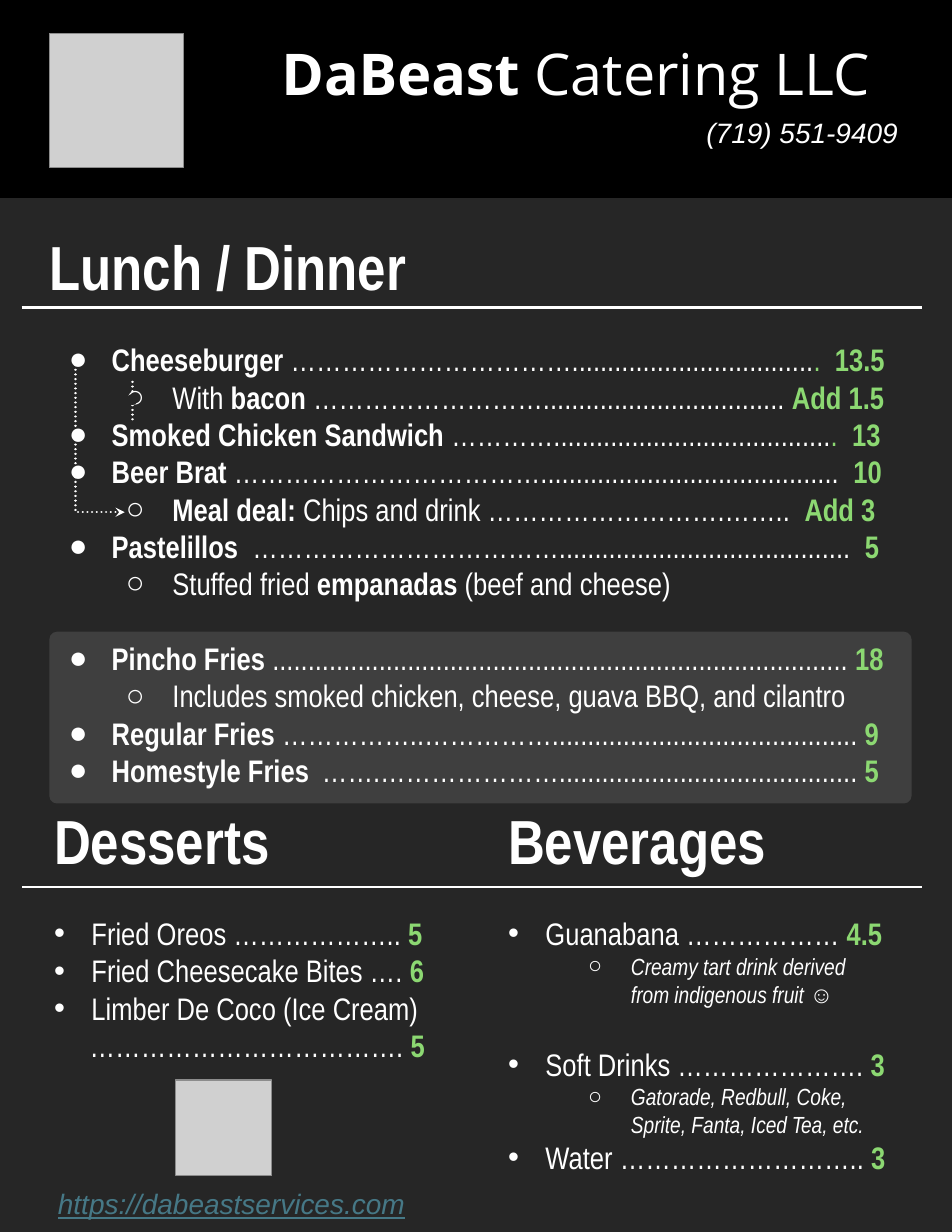
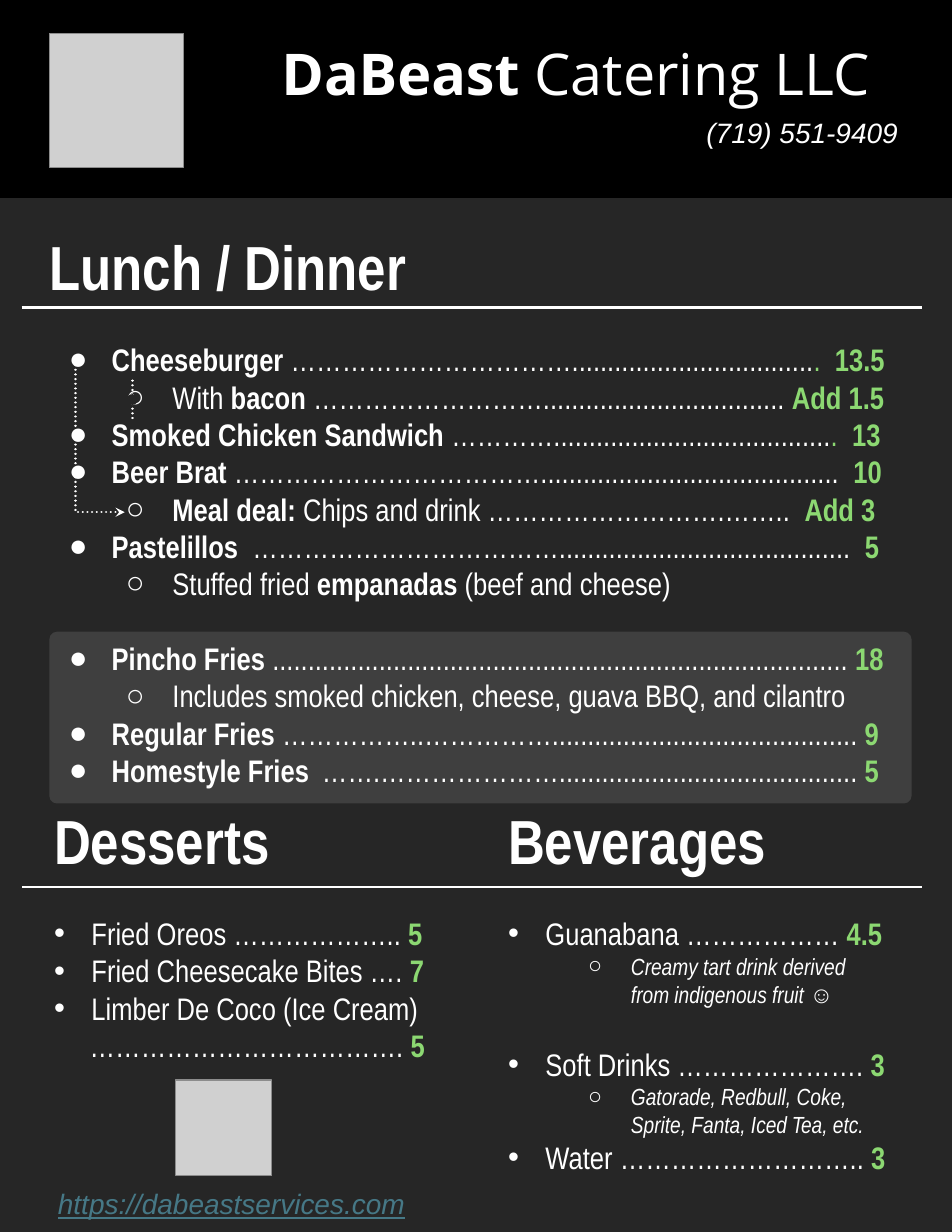
Before and after one commit to dabeastservices/dabeastservices.github.io, a slide deck: slide 1 of misc/Menu Letter 8.5 by 11 on 12-12-24/2_Letter_DaBeast Services Menu.pptx. Drawn at 952x1232 pixels with LibreOffice and Linux fonts; fonts in the diff are those of the drawing; grey boxes stand for pictures. Boxes give left, top, right and bottom in pixels: in the first picture for what was removed or moved away, otherwise in the second. Text is boxed around its words. In the diff, an @@ line names an element or a change of style, - is before the commit and + after.

```diff
--- a/misc/Menu Letter 8.5 by 11 on 12-12-24/2_Letter_DaBeast Services Menu.pptx
+++ b/misc/Menu Letter 8.5 by 11 on 12-12-24/2_Letter_DaBeast Services Menu.pptx
@@ text at (x1=91, y1=959, x2=424, y2=983): text changed @@
-• Fried Cheesecake Bites …. 6
+• Fried Cheesecake Bites …. 7
```
Also in this commit, not shown: 7 other files.
